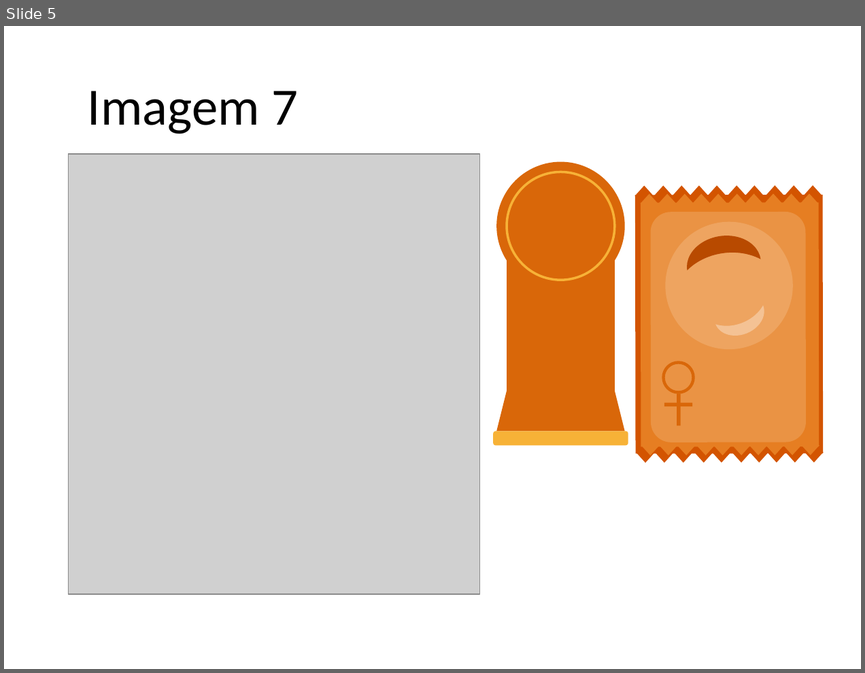
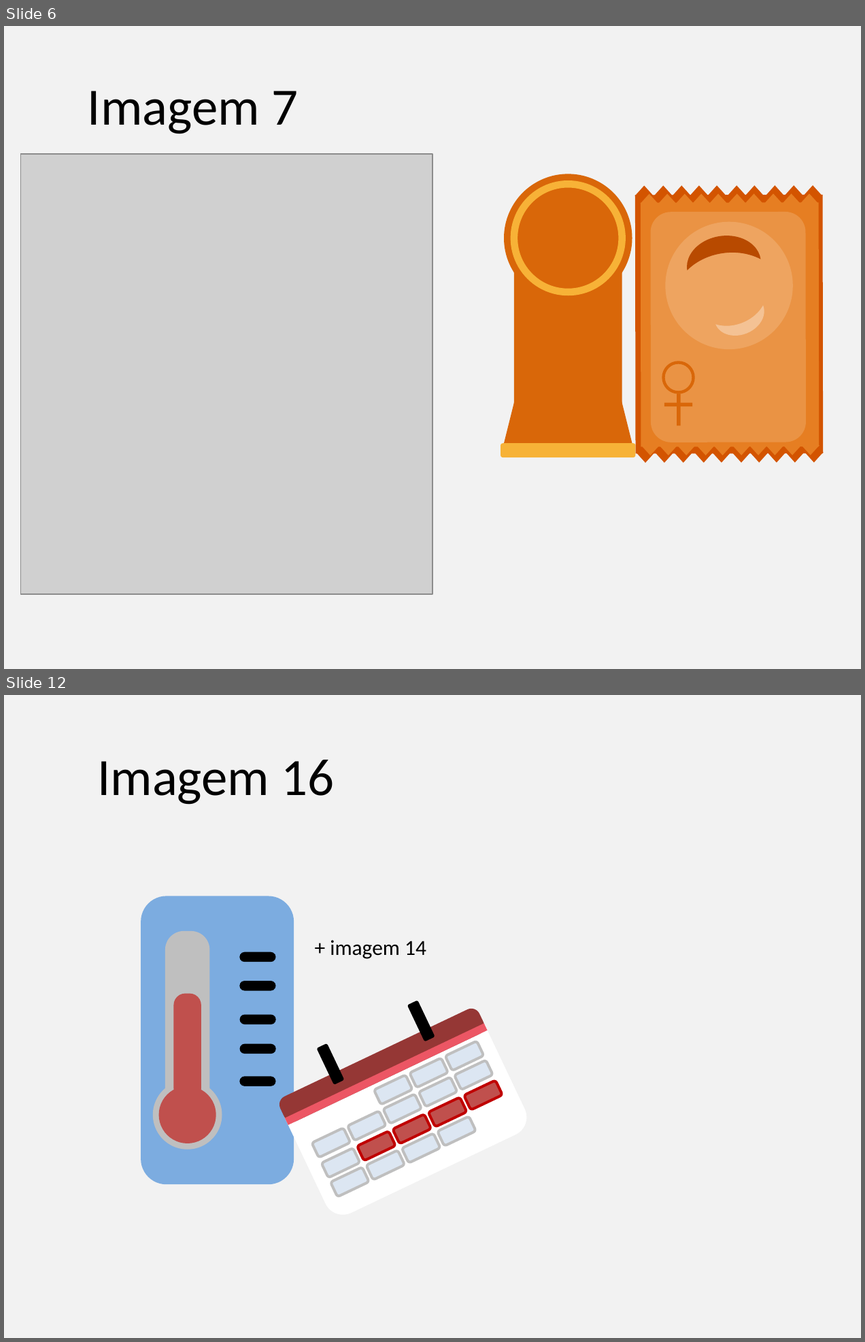
Before and after one commit to gustavogitzel/Discussex, a slide deck: Rascunhos/Imagens PrevContracep.pptx. Shown one above the other, each under a label of ours: slide 5 before the commit, slides 6 and 12 after it; the slides between them are not shown. The pictures are 865x673 and 865x1342 pixels, drawn with LibreOffice and Linux fonts; fonts in the diff are those of the drawing; grey boxes stand for pictures. Boxes give left, top, right and bottom in pixels: in the first picture for what was removed or moved away, otherwise in the second. Text is boxed around its words. In the diff, an @@ line names an element or a change of style, - is before the commit and + after.

```diff
--- a/Rascunhos/Imagens PrevContracep.pptx
+++ b/Rascunhos/Imagens PrevContracep.pptx
@@ slide 12 added at box(4, 695, 861, 1338), background #F2F2F2 @@
@@ title added at box(97, 760, 334, 804), 44 pt, text #000000 @@
+Imagem 16
@@ text added at box(330, 940, 426, 959), 18 pt, text #000000 @@
++ imagem 14
@@ group added at box(276, 1000, 532, 1221): 21 rounded rectangles, 1 rectangle @@
@@ group added at box(141, 896, 294, 1183): 8 rounded rectangles, 2 ellipses @@
@@ what was slide 5 is now slide 6 @@
@@ slide 6 changed as well @@
@@ background #FFFFFF to #F2F2F2 @@
@@ picture: place and size @@
-picture at box(68, 154, 479, 594)
+picture at box(21, 154, 432, 594)
@@ 2 ellipses, 1 trapezoid, 1 rectangle, 1 rounded rectangle: place and size @@
-2 ellipses, 1 trapezoid, 1 rectangle, 1 rounded rectangle at box(493, 161, 628, 446)
+2 ellipses, 1 trapezoid, 1 rectangle, 1 rounded rectangle at box(500, 174, 634, 458)
@@ ellipse at box(514, 184, 621, 292): outline #F7B237 2 pt to #F7B237 6 pt @@
```
Also in this commit, not shown: 5 other slides changed, 11 other slides added.
